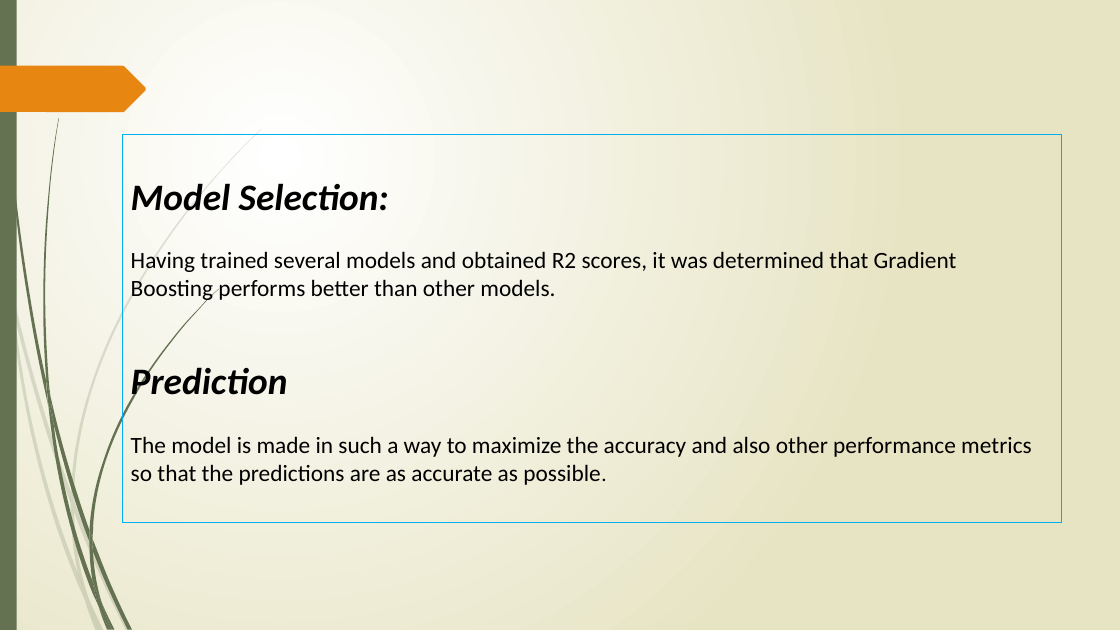
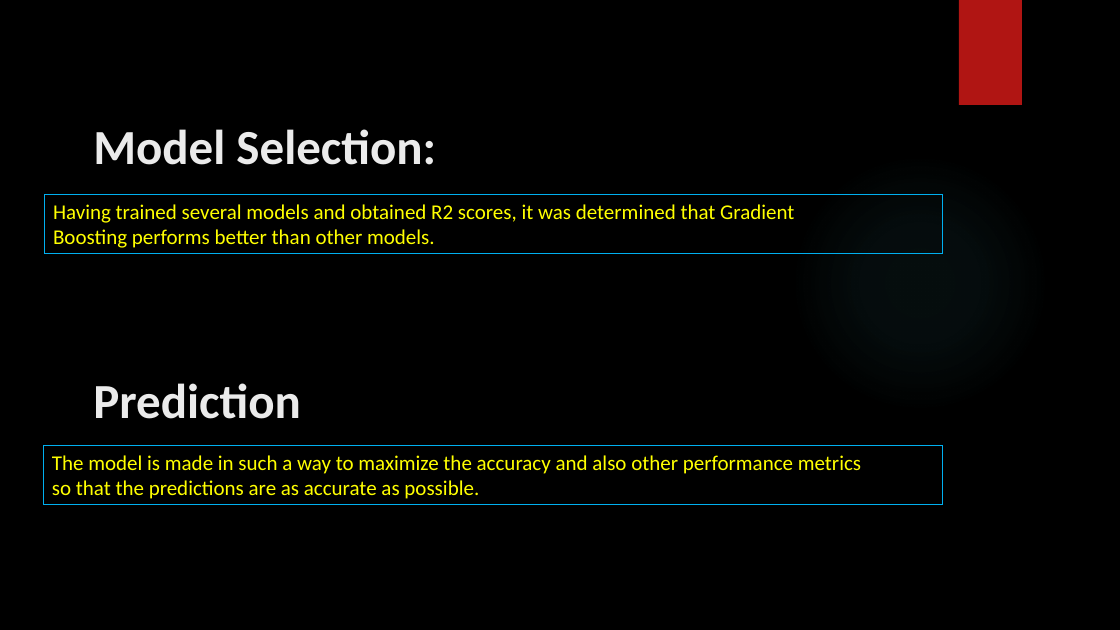
Before and after one commit to VaibhavJoshi95/Internship-InsurancePremiumPrediction, a slide deck: slide 7 of Documents/Insurance Premium Prediction.pptx. Drawn at 1120x630 pixels with LibreOffice and Linux fonts; fonts in the diff are those of the drawing; background and template pictures are left out. Boxes give left, top, right and bottom in pixels: in the first picture for what was removed or moved away, otherwise in the second. Text is boxed around its words. In the diff, an @@ line names an element or a change of style, - is before the commit and + after.

```diff
--- a/Documents/Insurance Premium Prediction.pptx
+++ b/Documents/Insurance Premium Prediction.pptx
@@ background gradient #FFFFFF to #E8E6C4 to picture (left out) @@
@@ rectangle removed at (0, 0, 17, 630) @@
@@ rectangle added at (959, 0, 1022, 105), fill #B01513 @@
@@ freeform shape removed at (0, 66, 146, 112) @@
@@ text added at (93, 129, 436, 165), 42 pt, text #EBEBEB, bold @@
+  Model Selection:
@@ ellipse added at (791, 154, 1049, 413), fill gradient #50B9C1 @@
@@ rectangle added at (45, 194, 942, 254), outline #00B0F0 0.75 pt, 18 pt, text #FFFF00 @@
+Having trained several models and obtained R2 scores, it was determined that Gradient
+Boosting performs better than other models.
@@ text in rectangle at (131, 183, 957, 403): paragraphs removed @@
-Model Selection:
-Having trained several models and obtained R2 scores, it was determined that Gradient
-Boosting performs better than other models.
-Prediction
@@ text added at (93, 383, 301, 419), 42 pt, text #EBEBEB, bold @@
+  Prediction
@@ rectangle "The model is made in ...": place and size @@
-rectangle "The model is made in ..." at (123, 135, 1061, 523)
+rectangle "The model is made in ..." at (44, 445, 943, 505)
@@ rectangle "The model is made in ..." at (44, 445, 943, 505): size 20 to 18 pt, text colour #000000 to #FFFF00 @@
@@ group removed at (0, 129, 262, 630): 10 freeform shapes @@
@@ group removed at (3, 0, 218, 630): 12 freeform shapes @@
```
Also in this commit, not shown: 11 other slides changed, 1 slide added, 4 other files.
